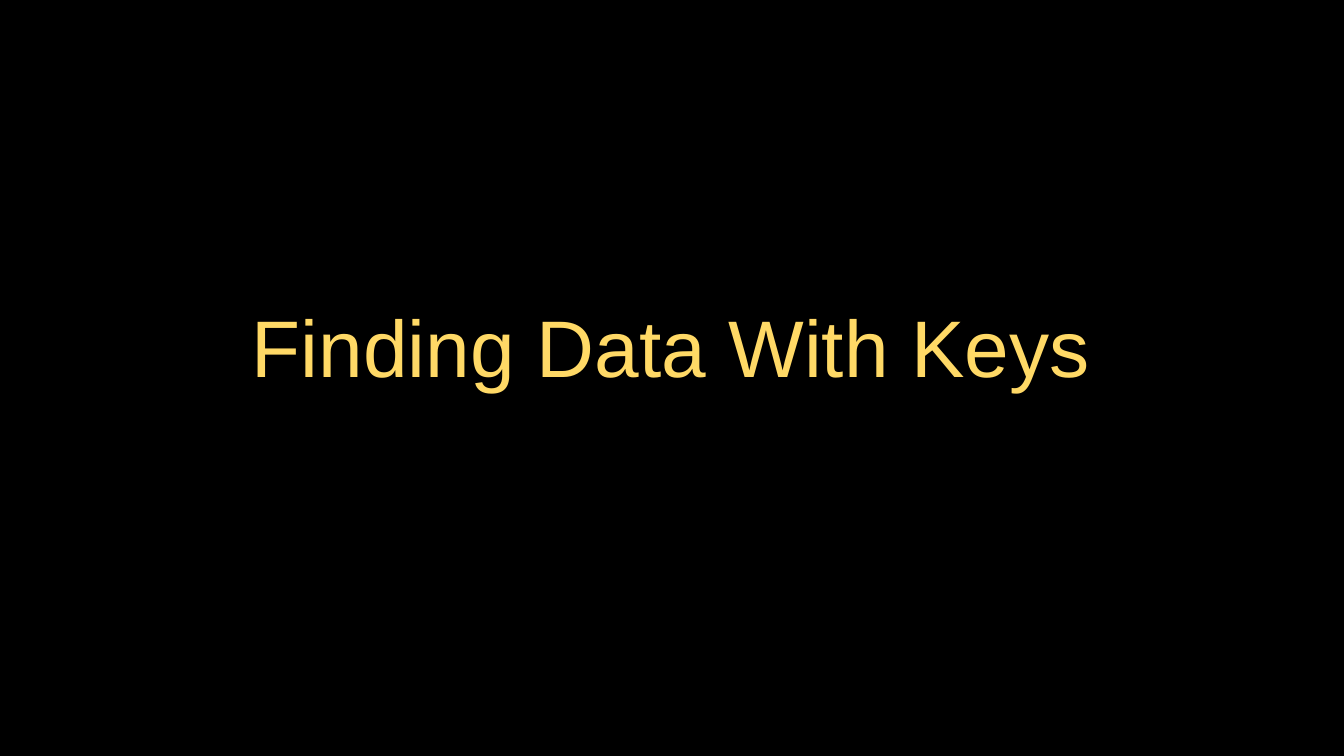
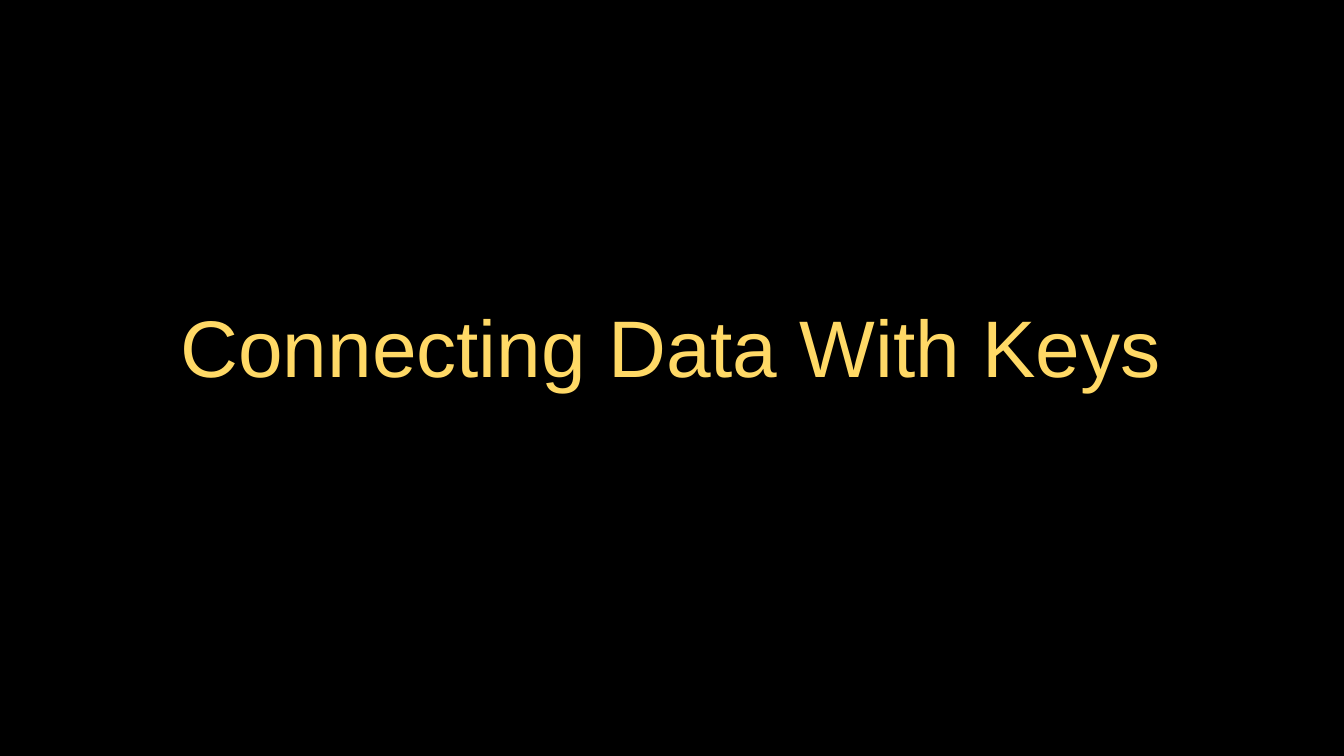
Before and after one commit to csev/dj4e, a slide deck: slide 14 of lectures/DJ-03-One-To-Many.pptx. Drawn at 1344x756 pixels with LibreOffice and Linux fonts; fonts in the diff are those of the drawing; background and template pictures are left out. Boxes give left, top, right and bottom in pixels: in the first picture for what was removed or moved away, otherwise in the second. Text is boxed around its words. In the diff, an @@ line names an element or a change of style, - is before the commit and + after.

```diff
--- a/lectures/DJ-03-One-To-Many.pptx
+++ b/lectures/DJ-03-One-To-Many.pptx
@@ title at <box>180,319,1160,392</box>: text changed @@
-Finding Data With Keys
+Connecting Data With Keys
```
Also in this commit, not shown: 1 other slide changed, 2 other files.
